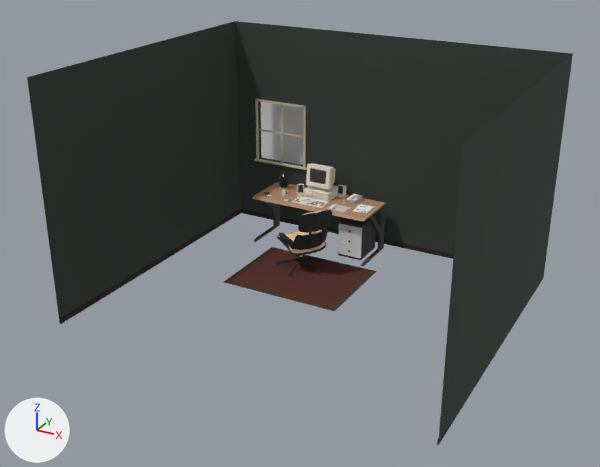
The glTF model src/assets/office.glb as it was, and as the next commit left it.
Rendered twice from a camera (50 mm lens) standing at (34.0, -67.9, 33.5) and looking at (4.1, -13.4, 6.3). The axes (+X, +Y, +Z) are drawn at lower left. The lights are the same throughout. The older version comes first. Where no turn or scale is listed for an object, it has been applied to the vertices.

Before the edit, the objects in view are built like this:
```python
me_drawers_computerdesk_0_001 = bpy.data.meshes.new('Drawers_ComputerDesk_0.001')
me_drawers_computerdesk_0_001.from_pydata(...)  # 122 vertices, 188 faces; spans x -1.17..1.17, y -1.73..1.73, z -1.81..1.81
me_drawers_computerdesk_0_001.materials.append(mat_computerdesk_001)  # picture img_image_0
me_room_interior = bpy.data.meshes.new('Room_Interior')
me_room_interior.from_pydata(...)  # 96 vertices, 96 faces; spans x -16.0..16.0, y -13.7..13.7, z -10.0..10.0
# faces by material slot: [20, 12, 44, 10, 10]
me_room_interior.materials.append(mat_room_wall)  # dark grey #39403b
me_room_interior.materials.append(mat_room_trim)  # black #2a241d
me_room_interior.materials.append(mat_room_frame)  # beige #cfc3a8
me_room_interior.materials.append(mat_room_rugborder)  # brown #4a3a2c
me_room_interior.materials.append(mat_room_rugfield)  # dark red #5a2c25
me_room_sky = bpy.data.meshes.new('Room_Sky')
me_room_sky.from_pydata([(-5.2, 0.0, -6.0), (5.2, 0.0, -6.0), (5.2, 0.0, 6.0), (-5.2, 0.0, 6.0)], [], [(0, 1, 2), (0, 2, 3)])
me_room_sky.materials.append(mat_room_sky)  # white #e7e7e7
ob_drawers_computerdesk_0 = bpy.data.objects.new('Drawers_ComputerDesk_0', me_drawers_computerdesk_0_001)
ob_drawers_computerdesk_0.location = (4.1, -2.33, 1.81)
ob_room_interior = bpy.data.objects.new('Room_Interior', me_room_interior)
ob_room_interior.location = (5.0, -12.25, 10.0)
ob_room_sky = bpy.data.objects.new('Room_Sky', me_room_sky)
ob_room_sky.location = (-5.6, 4.0, 9.4)
# also in view: 'Cube.000_ComputerDesk_0' at (1.3, -7.7, 3.2); 'Office_desk_ComputerDesk_0' at (0.0, -2.4, 2.4)
```
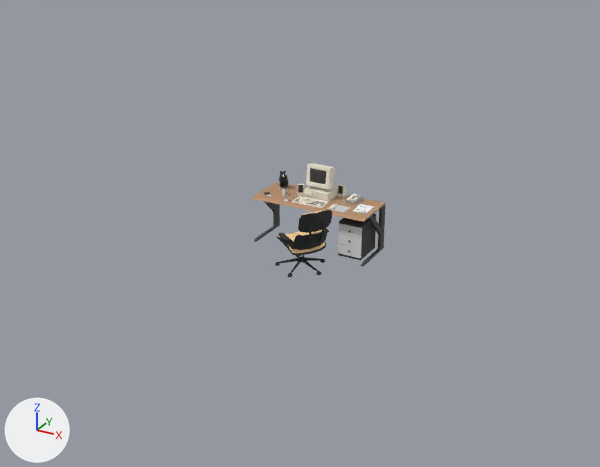
Diff of the bpy script that builds the scene:
```diff
--- a/src/assets/office.glb.py
+++ b/src/assets/office.glb.py
@@ ob_room_interior @@
-ob_room_interior = bpy.data.objects.new('Room_Interior', me_room_interior)
-ob_room_interior.location = (5.0, -12.25, 10.0)
@@ ob_room_sky @@
-ob_room_sky = bpy.data.objects.new('Room_Sky', me_room_sky)
-ob_room_sky.location = (-5.6, 4.0, 9.4)
```

Where the change shows, as pixel boxes [x1, y1, x2, y2] in the pictures (600 x 467 px):
'Room_Interior', deleted: before [27, 21, 573, 445]
    faces in mat_room_wall (dark grey #39403b): [27, 21, 573, 445]
    faces in mat_room_rugfield (dark red #5a2c25): [231, 250, 370, 307]
    faces in mat_room_trim (black #2a241d): [60, 209, 454, 445]
    faces in mat_room_rugborder (brown #4a3a2c): [224, 247, 377, 311]
    faces in mat_room_frame (beige #cfc3a8): [254, 99, 307, 170]
'Room_Sky', deleted: before [261, 102, 303, 165]
